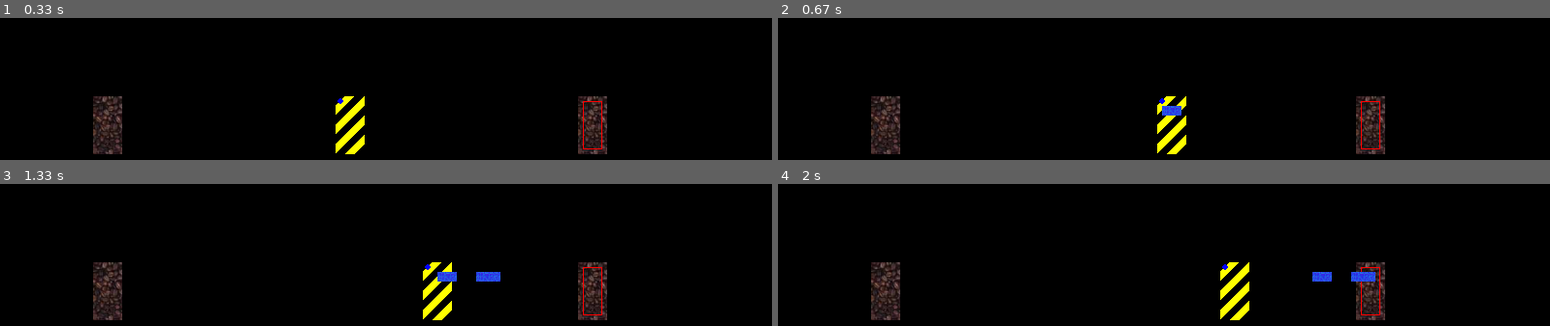
Above: before the commit, frames 1-4 (two rows, left to right).
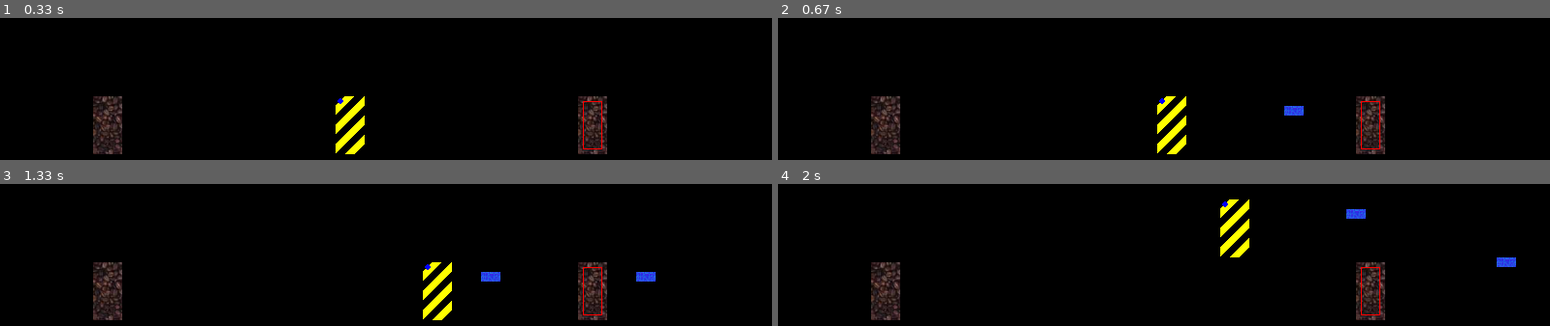
Above: after the commit, the same moments.

Repository: drincast/entrenopython
Game: pygame game, started from testpygame/testSimplePlatform.py
Two runs of this game, one before a commit and one after it. Both use one fixed random seed, a clock stepped at 60 frames per second and the inputs below.
Inputs:
- Up to frame 1 (0.33 s): no input
- Up to frame 2 (0.67 s): hold Space from 0.33 s (still down); hold Right from 0.33 s (still down)
- Up to frame 3 (1.33 s): release Space at 0.8 s; release Right at 0.8 s; hold Right 0.83-1.3 s; tap Space at 0.9, 1.2 s
- Up to frame 4 (2 s): hold Up 1.33-1.63 s; tap Space at 1.4, 1.73 s; hold Right from 1.67 s (still down)

Frame 1 is identical in both runs. In frame 2, 0.3% of the frame differs, in the area x 49-69%, y 61-69%; in frame 3, 0.4%; in frame 4, 2.3%, in the area x 57-96%, y 10-96%.

Commit message:
Se agrega disminucion de velocidad a la bala, se agrega salto de player, se debe identificar bien, como especie de formula para tener estas acciones programas de forma general

Diff:
--- a/testpygame/configurations.py
+++ b/testpygame/configurations.py
@@ -1,4 +1,11 @@
 import os
+
+#colors
+WHITE = (255,255,255)
+RED   = (255,0,0)
+GREEN = (0,255,0)
+BLUE  = (0,0,255)
+BLACK = (0,0,0)
 
 #CONSTANTS
 PATH_RES_IMG = os.path.join('res', 'img')
--- a/testpygame/initThingGame.py
+++ b/testpygame/initThingGame.py
@@ -1,13 +1,20 @@
-import configurations
+import configurations as config
+
+#constants
+INI_POST_Y = config.screenHeight-120
 
 def initThingPlayer(player):
-    player.postX = configurations.screenWidth/2 - 50
-    player.postY = configurations.screenHeight-120
+    player.postX = config.screenWidth/2 - 50
+    player.postY = INI_POST_Y
     player.speed = 5
     player.direction = 1
     player.isMoving = False
     player.munition = 3
     player.isShooting = False
+    player.isJump = False
+    player.incrementJump = 6
+    player.limitJump = 90
+    player.directionY = -1
 
 def initThingDummy(dummy, x, y):
     dummy.postX = x
@@ -19,12 +26,14 @@
 def initBullet(bullet):
     bullet.postX = -100
     bullet.postY = -100
-    bullet.speed = 5
+    bullet.speed = 20
     bullet.direction = 1
+    bullet.decreseSpeed = 0
 
 def initMoveBullet(bullet, x, y, direction):
     bullet.postX = x+(bullet.speed*direction)
     bullet.postY = y+10
-    bullet.speed = 5
+    bullet.speed = 20
+    bullet.decreseSpeed = 0
     bullet.direction = direction
     bullet.isMoving = True
--- a/testpygame/testSimplePlatform.py
+++ b/testpygame/testSimplePlatform.py
@@ -2,8 +2,7 @@
 import pygame
 
 #imports me
-import configurations
-#import engine.thing as engine
+import configurations as config
 import engine.thing as engine
 import engine.collider as collider
 
@@ -12,42 +11,36 @@
 pygame.init()
 
 #configurations
-configurations.gameFPSClock = pygame.time.Clock()
+config.gameFPSClock = pygame.time.Clock()
 time = 0
 running = True
 
-#colors
-WHITE = (255,255,255)
-RED   = (255,0,0)
-GREEN = (0,255,0)
-BLUE  = (0,0,255)
-BLACK = (0,0,0)
-
 #create of screen
 #size, flag= 0 (pygame.NOFRAME), depth, display, vsync
-screen = pygame.display.set_mode((configurations.screenWidth, configurations.screenHeight))
+screen = pygame.display.set_mode((config.screenWidth, config.screenHeight))
 pygame.display.set_caption('SimplePlatform')
 
 #define entities, object, things of the game
 player = engine.Thing("player1")
-player.image = pygame.image.load(os.path.join(configurations.PATH_RES_IMG, 'test', 'object1.png'))
+player.image = pygame.image.load(os.path.join(config.PATH_RES_IMG, 'test', 'object1.png'))
 initTG.initThingPlayer(player)
 print(player)
 
 #define dummys
-dy = configurations.screenHeight-120
+dy = config.screenHeight-120
 dummy01 = engine.Thing("dummy01")
-dummy01.image = pygame.image.load(os.path.join(configurations.PATH_RES_IMG, 'test', 'dummy01.png'))
-initTG.initThingDummy(dummy01, configurations.screenWidth - 200, dy)
+dummy01.image = pygame.image.load(os.path.join(config.PATH_RES_IMG, 'test', 'dummy01.png'))
+initTG.initThingDummy(dummy01, config.screenWidth - 200, dy)
 
 dummy02 = engine.Thing("dummy02")
-dummy02.image = pygame.image.load(os.path.join(configurations.PATH_RES_IMG, 'test', 'dummy01.png'))
+dummy02.image = dummy01.image
+#dummy02.image = pygame.image.load(os.path.join(config.PATH_RES_IMG, 'test', 'dummy01.png'))
 initTG.initThingDummy(dummy02, 100, dy)
 
 dummys = [dummy01, dummy02]
 
 #define bullet
-imgBullet01 = pygame.image.load(os.path.join(configurations.PATH_RES_IMG, 'test', 'bullet01.png'))
+imgBullet01 = pygame.image.load(os.path.join(config.PATH_RES_IMG, 'test', 'bullet01.png'))
 bullets = []
 
 #functions
@@ -67,16 +60,16 @@
 
 def draw_init(canvas):
     print('draw_init')
-    canvas.fill(BLACK)
+    canvas.fill(config.BLACK)
 
 def draw(canvas):
     global dummy01
     global player
-    canvas.fill(BLACK)
+    canvas.fill(config.BLACK)
     drawDummys(canvas)
     canvas.blit(player.image, (player.postX, player.postY))
-    pygame.draw.circle(canvas, BLUE, (player.postX+5, player.postY+5), 3, 0)
-    pygame.draw.rect(canvas, RED, (dummy01.postX+5, dummy01.postY+5, 20, 50), 1)
+    pygame.draw.circle(canvas, config.BLUE, (player.postX+5, player.postY+5), 3, 0)
+    pygame.draw.rect(canvas, config.RED, (dummy01.postX+5, dummy01.postY+5, 20, 50), 1)
 
     for item in bullets:
         if(item.isMoving):
@@ -92,6 +85,8 @@
     elif eventType == pygame.K_LEFT:
         player.direction = -1
         player.isMoving = True
+    elif eventType == pygame.K_UP:
+        player.isJump = True
     elif eventType == pygame.K_SPACE:
         if(not player.isShooting):
             player.isShooting = True
@@ -136,8 +131,12 @@
             player.isShooting = False
 
 def update_screen():
+    global time
     pygame.display.update()
-    configurations.gameFPSClock.tick(configurations.GAME_FPS)
+    config.gameFPSClock.tick(config.GAME_FPS)
+    time = (time + 1, 0)[time >= 61]
+
+
 
 #init call functions
 init_game_data()
@@ -145,13 +144,22 @@
 
 #calculations
 def game_logic():
-    global bullets
+    global bullets, time
     global dummy01, dummys
     global player
     # print('game_logic')
 
     if(player.isMoving):
         player.postX += player.speed*player.direction
+
+    if(player.isJump):
+        player.postY += 5*(player.directionY) #up decrement position in y, -1 is for direction is up
+        if player.postY <= ((initTG.INI_POST_Y - player.limitJump) + 10):
+            player.directionY = 1
+        elif player.postY >= initTG.INI_POST_Y:
+            player.postY = initTG.INI_POST_Y
+            player.isJump = False
+            player.directionY = -1
 
     #collider section
     for i in range(0,len(dummys)):
@@ -161,9 +169,19 @@
         if _isCollision:
             print('colisión ----')
 
+        for item in bullets:
+            _isCollision = collider.RectangleCollision(dummys[i].postX+5, dummys[i].postY+5, 20, 50,
+                    item.postX+1, item.postY+1, 19, 9)
+            if _isCollision:
+                print('colision with bullet ----')
+
+
     for item in bullets:
         if(item.isMoving):
-            item.postX = item.postX + (item.direction*item.speed)
+            item.postX = item.postX + (item.direction*(item.speed - item.decreseSpeed))
+            if(time%3 == 0):
+                item.decreseSpeed = (item.decreseSpeed + 1, 15)[item.decreseSpeed >= 15]
+            print(time, time%3)
 
         #este es el problema analizar bien para que se ejecuten las otras bullets
         if(player.isShooting and not item.isMoving):
@@ -174,7 +192,7 @@
                 item.isMoving = True
                 player.isShooting = False
 
-        if(configurations.screenWidth + 5 < item.postX or -5 > item.postX):
+        if(config.screenWidth + 5 < item.postX or -5 > item.postX):
             if(item.postX != -100):
                 print(item.name)
                 print(bullets)
@@ -202,7 +220,7 @@
     game_logic()
     update_screen()
 
-print(configurations.PATH_RES_IMG)
+print(config.PATH_RES_IMG)
 
 pygame.quit()
 sys.exit()
